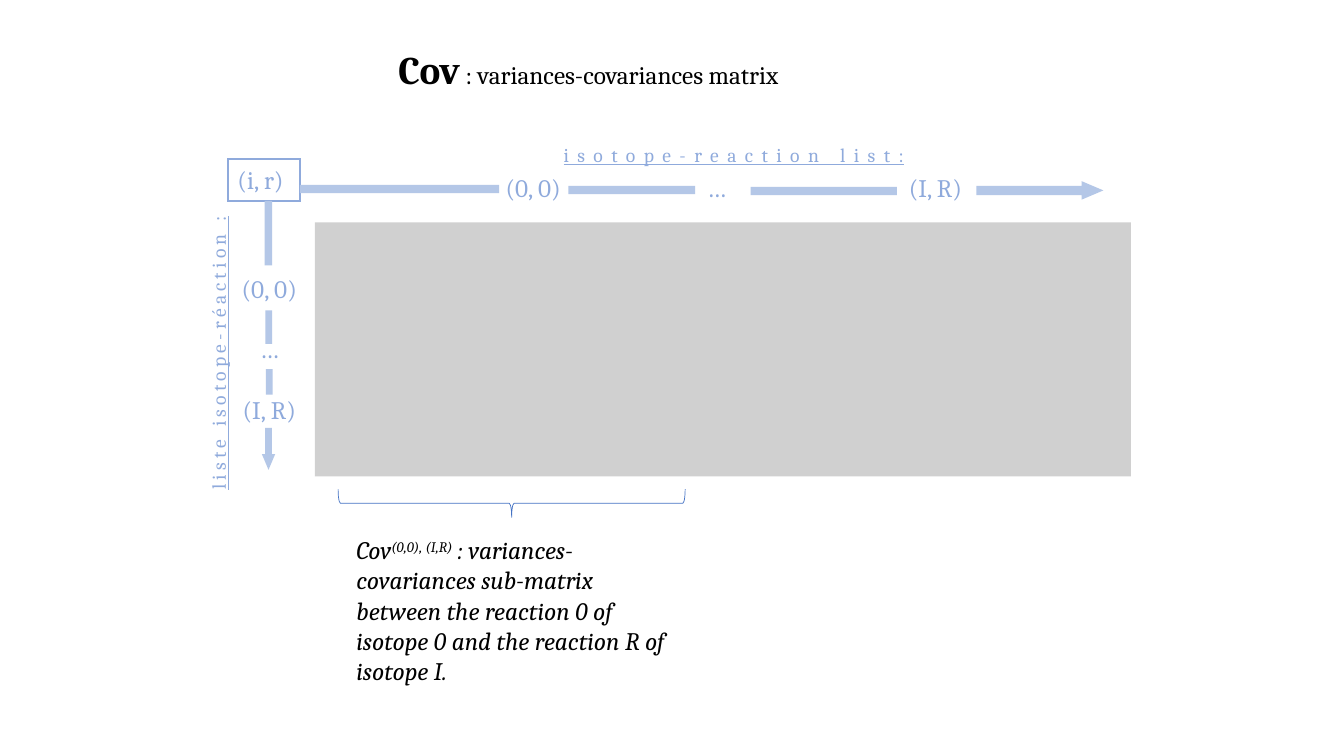
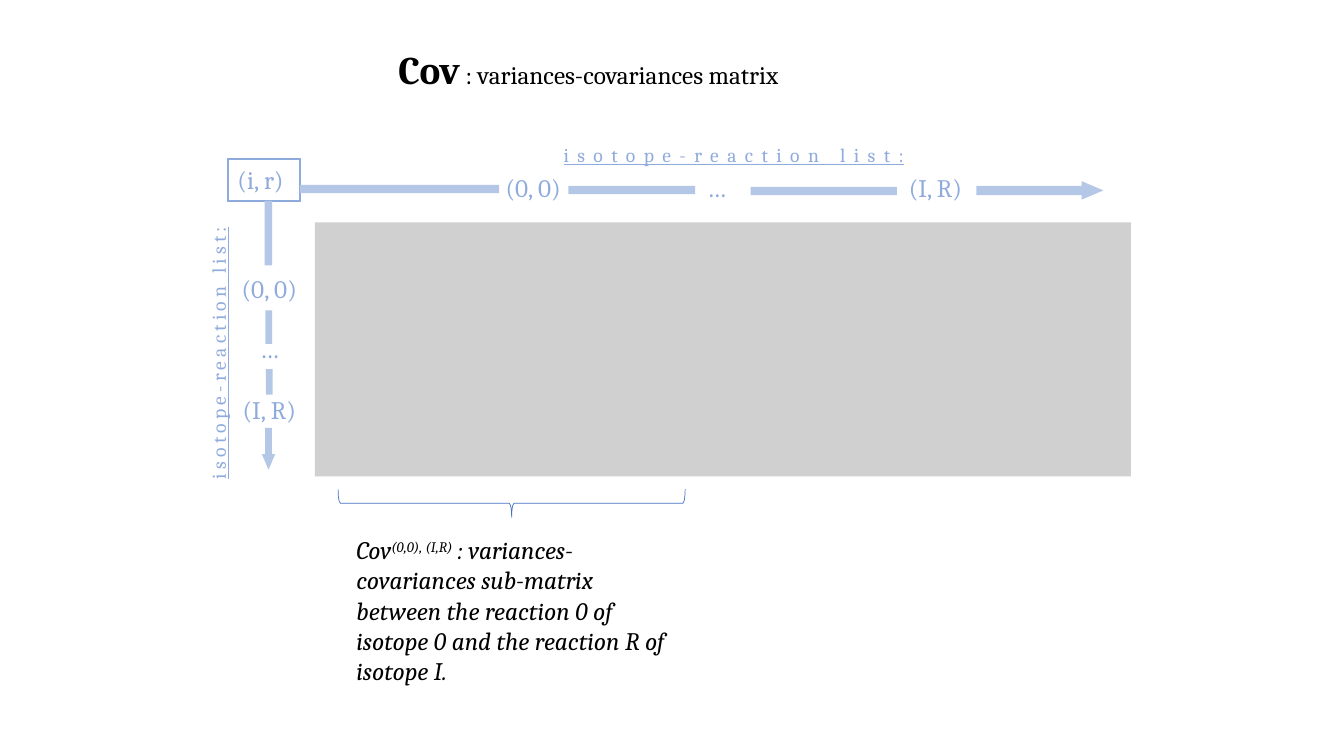
Before and after one commit to ASNR-fr/CALINS, a slide deck: slide 4 of images/Image_maker.pptx. Drawn at 1344x756 pixels with LibreOffice and Linux fonts; fonts in the diff are those of the drawing; grey boxes stand for pictures. Boxes give left, top, right and bottom in pixels: in the first picture for what was removed or moved away, otherwise in the second. Text is boxed around its words. In the diff, an @@ line names an element or a change of style, - is before the commit and + after.

```diff
--- a/images/Image_maker.pptx
+++ b/images/Image_maker.pptx
@@ text at (205, 231, 230, 474): text changed @@
-liste isotope-réaction :
+isotope-reaction list:
```
Also in this commit, not shown: 4 other files.
